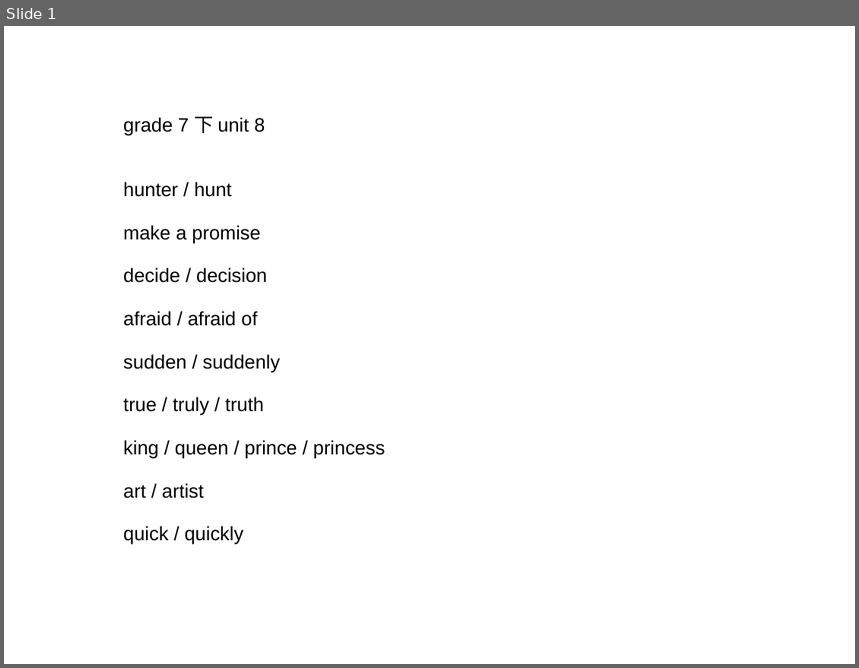
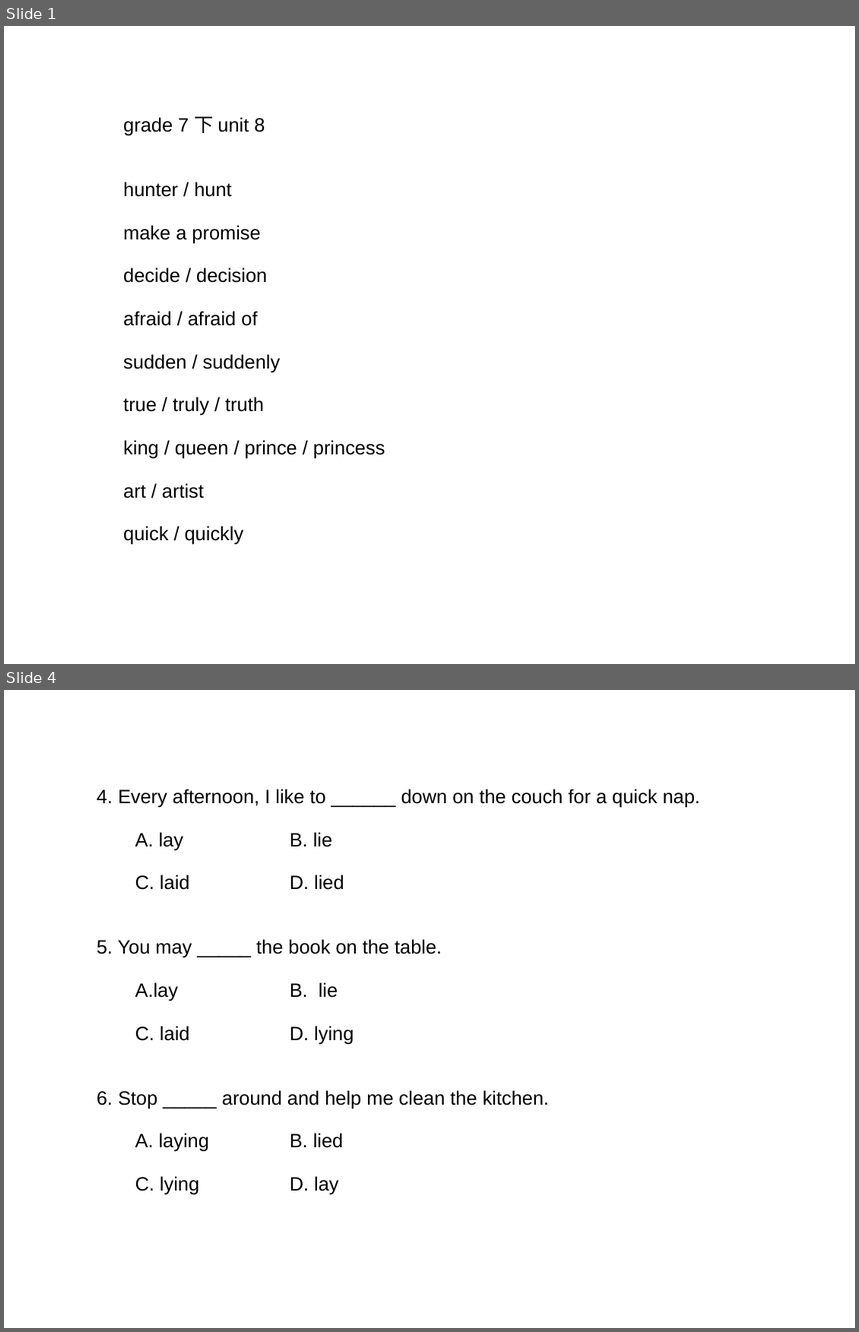
Before and after one commit to ericzhang/english-math, a slide deck: english/grade-7-下/7下英语人教版-unit-8-words.ppt. Shown one above the other, each under a label of ours: slide 1 before the commit, slides 1 and 4 after it; the slides between them are not shown. The pictures are 859x668 and 859x1332 pixels, drawn with LibreOffice and Linux fonts; fonts in the diff are those of the drawing. Boxes give left, top, right and bottom in pixels: in the first picture for what was removed or moved away, otherwise in the second. Text is boxed around its words. In the diff, an @@ line names an element or a change of style, - is before the commit and + after.

```diff
--- a/english/grade-7-下/7下英语人教版-unit-8-words.ppt
+++ b/english/grade-7-下/7下英语人教版-unit-8-words.ppt
@@ slide 4 added at [4,690,855,1328], background #FFFFFF @@
@@ text added at [97,789,700,1195], 18 pt, text #000000 @@
+4. Every afternoon, I like to ______ down on the couch for a quick nap.
+A. lay B. lie
+C. laid D. lied
+5. You may _____ the book on the table.
+A.lay B. lie
+C. laid D. lying
+6. Stop _____ around and help me clean the kitchen.
+A. laying B. lied
+C. lying D. lay
```
Also in this commit, not shown: 1 slide changed, 3 other slides added, 8 other files.
